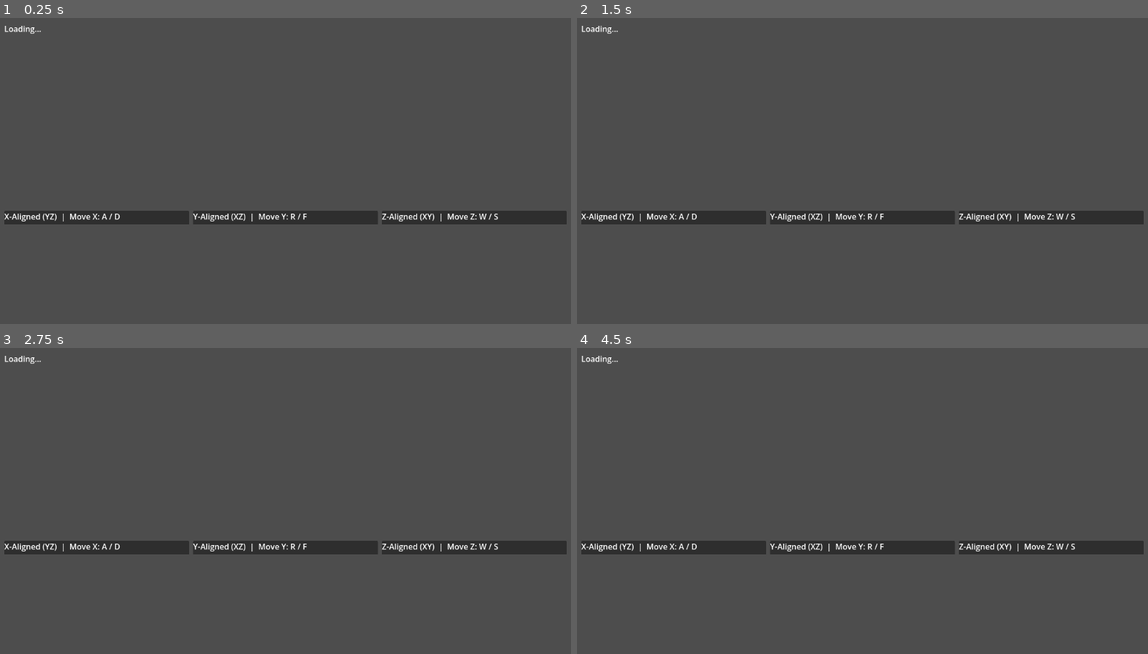
Above: before the commit, frames 1-4 (two rows, left to right).
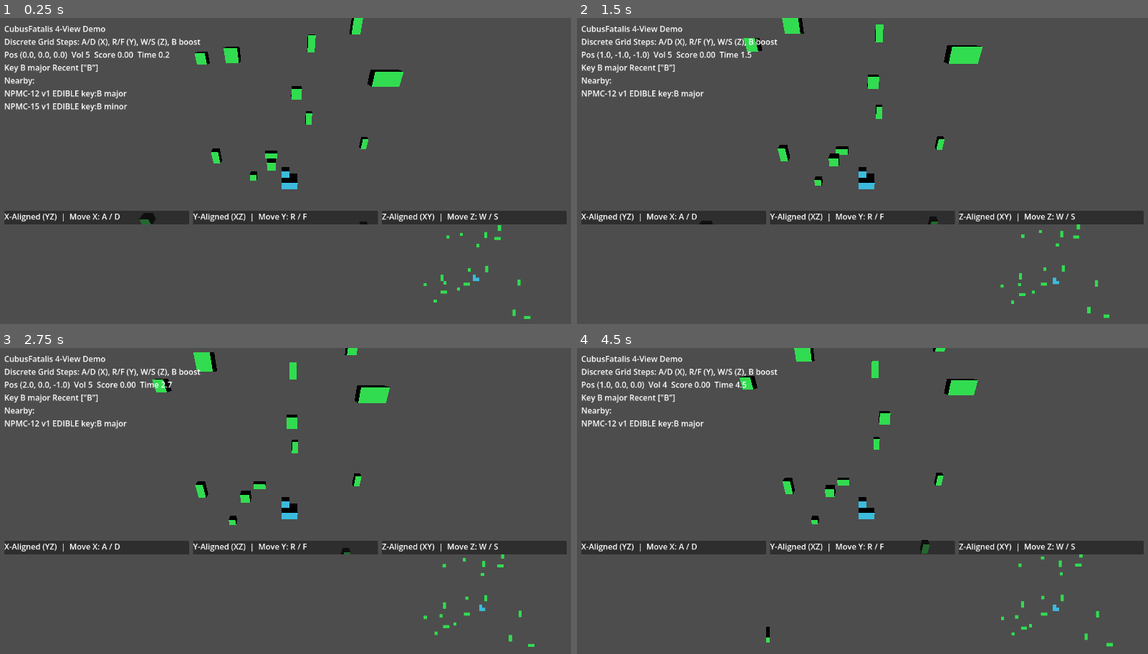
Above: after the commit, the same moments.

Repository: turtlestacker/cubusfatalis
Game: Godot game, scene res://godot/scenes/Main.tscn
Same seed, same stepped clock (60 frames per second), same inputs: the game is played once before the commit and once after it.
Inputs:
- Up to frame 1 (0.25 s): no input
- Up to frame 2 (1.5 s): tap Enter at 0.5 s; hold D 0.53-1.28 s; tap R at 0.6 s; tap F at 0.8, 1.35 s; hold S from 1.28 s (still down)
- Up to frame 3 (2.75 s): tap R at 1.55, 2.1 s; release S at 2.03 s; hold D from 2.03 s (still down); tap F at 2.3 s
- Up to frame 4 (4.5 s): release D at 2.78 s; hold W 2.78-3.53 s; tap F at 2.85, 3.8 s; tap R at 3.05, 4.35 s; hold A from 3.53 s (still down); tap B at 3.6 s

The runs differ from the first frame. In frame 1, 3.2% of the frame differs, in the area x 0-93%, y 0-99%; in frame 2, 2.9%; in frame 3, 2.9%; in frame 4, 2.8%.
Error before the commit: Parse Error: Cannot infer the type of "next" variable because the value doesn't have a set type. (res://godot/scripts/world_sim.gd:50)

Commit message:
Fix typed Vector3 inference for discrete move step

Diff:
--- a/godot/scripts/world_sim.gd
+++ b/godot/scripts/world_sim.gd
@@ -47,7 +47,7 @@
 	var p: Dictionary = player()
 	if p.is_empty():
 		return
-	var next := p["pos"] + Vector3(step.x, step.y, step.z)
+	var next: Vector3 = Vector3(p["pos"]) + Vector3(step.x, step.y, step.z)
 	next.x = clamp(next.x, -arena_half, arena_half)
 	next.y = clamp(next.y, -arena_half, arena_half)
 	next.z = clamp(next.z, -arena_half, arena_half)
